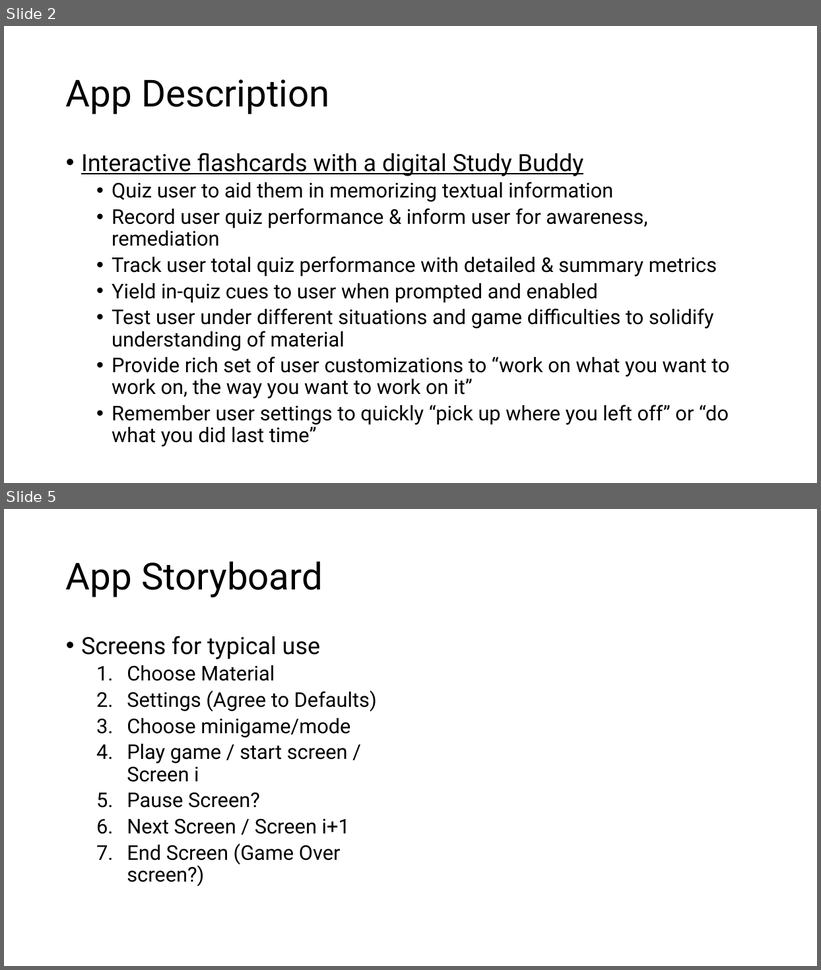
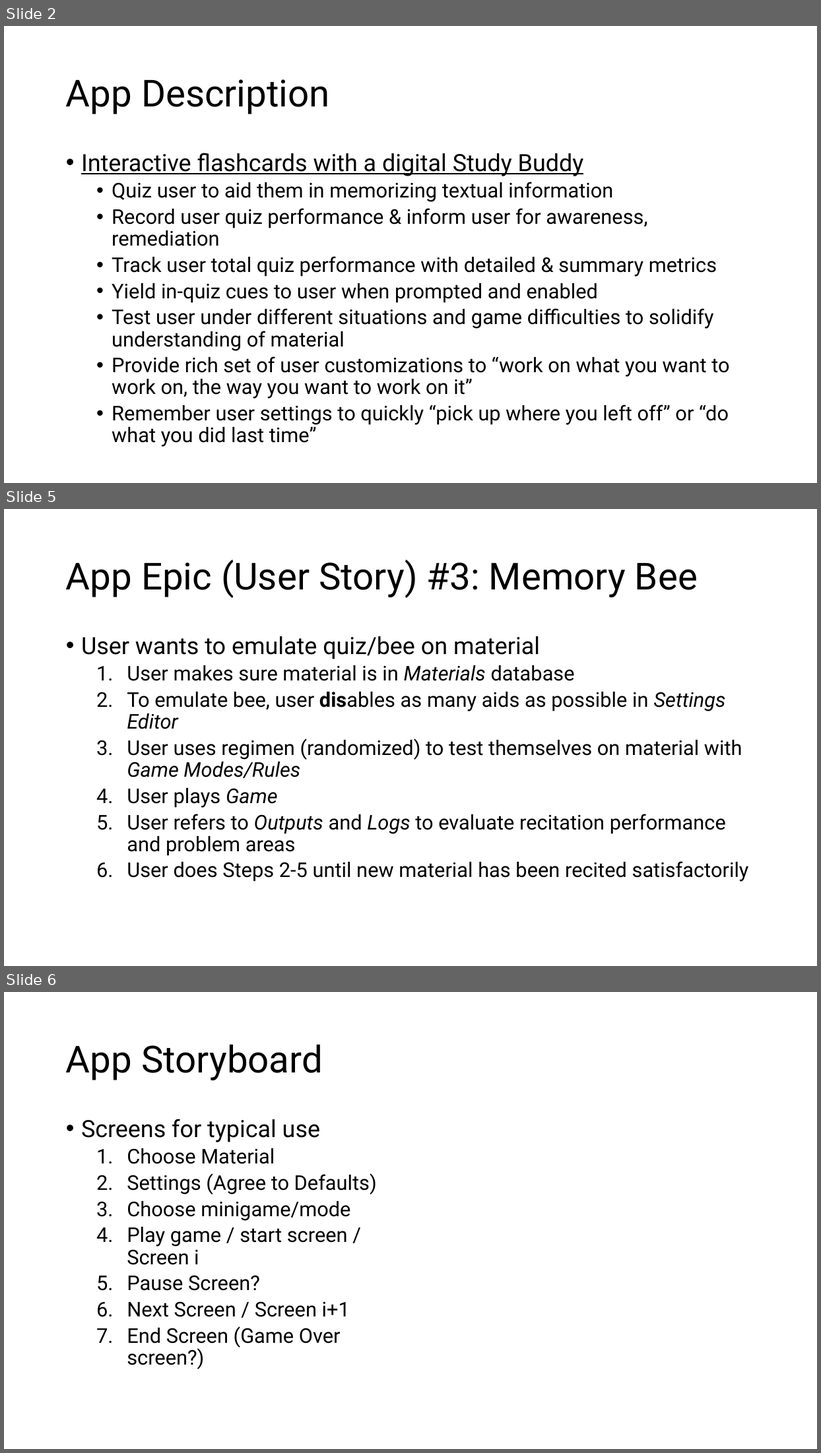
Before and after one commit to dabrygo/bmc, a slide deck: doc/bmc-system-charts.pptx. Shown one above the other, each under a label of ours: slides 2 and 5 before the commit, slides 2, 5 and 6 after it; the slides between them are not shown. The pictures are 821x970 and 821x1453 pixels, drawn with LibreOffice and Linux fonts; fonts in the diff are those of the drawing. Boxes give left, top, right and bottom in pixels: in the first picture for what was removed or moved away, otherwise in the second. Text is boxed around its words. In the diff, an @@ line names an element or a change of style, - is before the commit and + after.

Commit message:
:memo: Add new user story to docs

```diff
--- a/doc/bmc-system-charts.pptx
+++ b/doc/bmc-system-charts.pptx
@@ slide 5 added at box(4, 509, 817, 966), background #FFFFFF @@
@@ title added at box(66, 560, 698, 598), 44 pt, text #000000 @@
+App Epic (User Story) #3: Memory Bee
@@ text added at box(81, 636, 749, 882), 24 pt, text #000000 @@
+• User wants to emulate quiz/bee on material
+  1. User makes sure material is in Materials database
+  2. To emulate bee, user disables as many aids as possible in Settings Editor
+  3. User uses regimen (randomized) to test themselves on material with Game Modes/Rules
+  4. User plays Game
+  5. User refers to Outputs and Logs to evaluate recitation performance and problem areas
+  6. User does Steps 2-5 until new material has been recited satisfactorily
@@ what was slide 5 is now slide 6 @@
```
Also in this commit, not shown: 2 slides changed.
